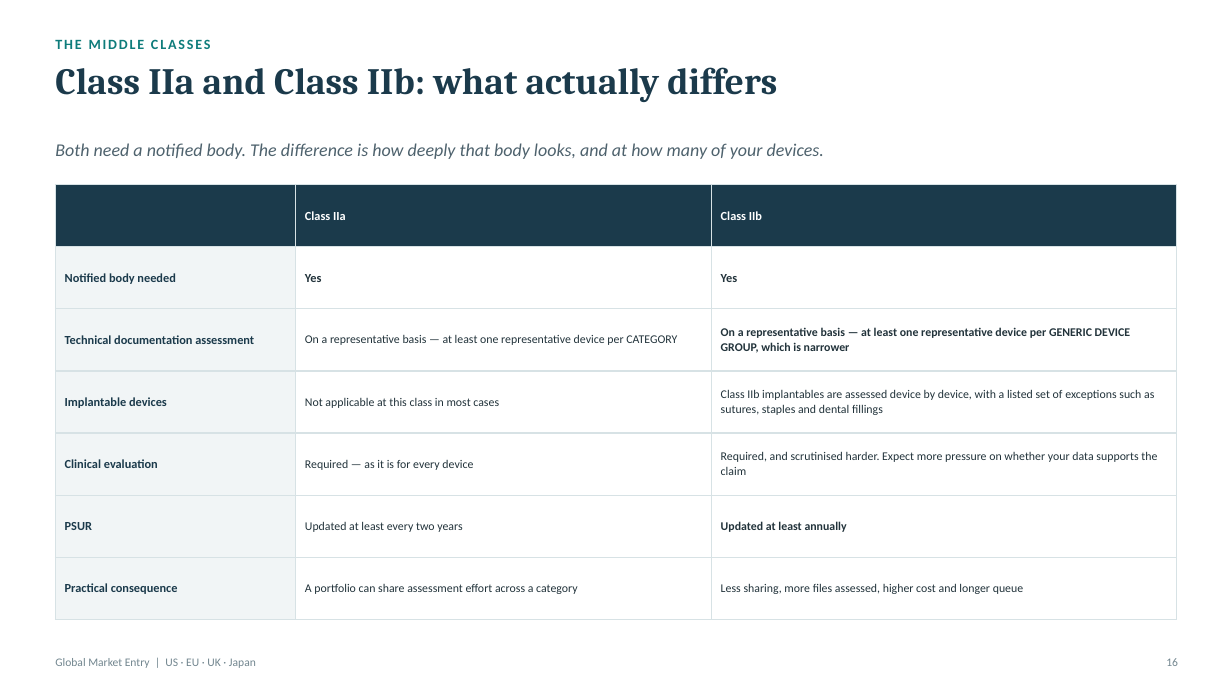
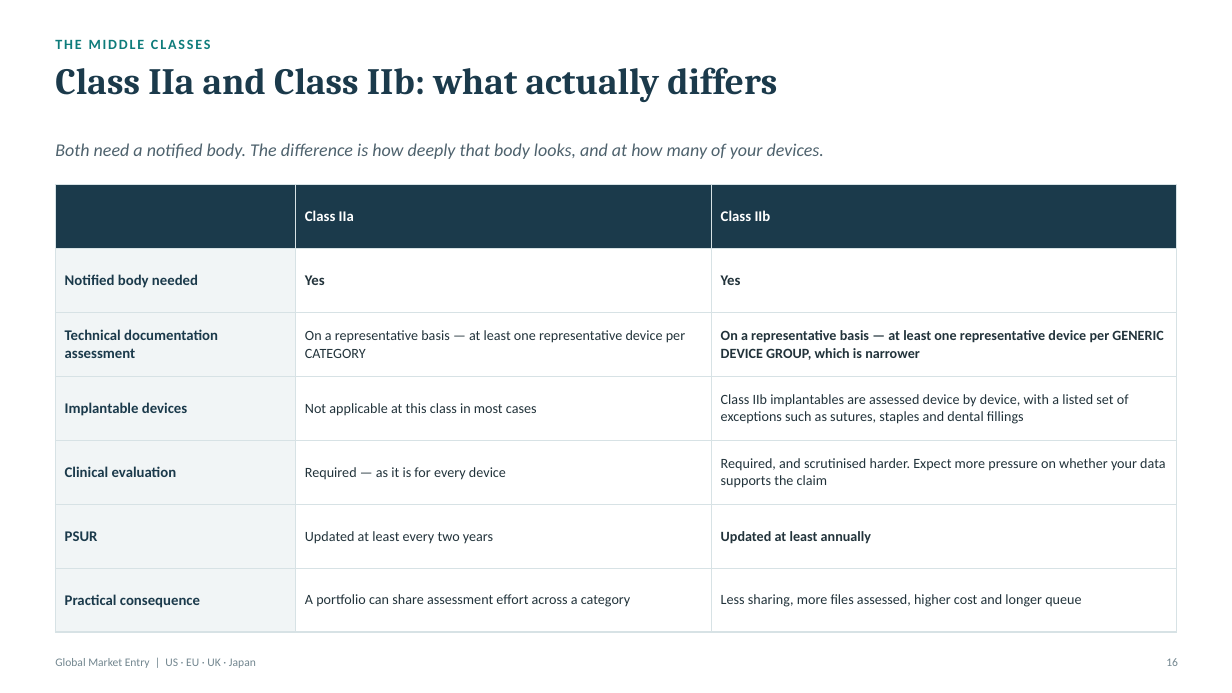
Before and after one commit to Jordantelder/my-website, a slide deck: slide 16 of seminars/global-market-entry/Global_Market_Entry_Seminar.pptx. Drawn at 1232x693 pixels with LibreOffice and Linux fonts; fonts in the diff are those of the drawing. Boxes give left, top, right and bottom in pixels: in the first picture for what was removed or moved away, otherwise in the second. Text is boxed around its words. In the diff, an @@ line names an element or a change of style, - is before the commit and + after.

```diff
--- a/seminars/global-market-entry/Global_Market_Entry_Seminar.pptx
+++ b/seminars/global-market-entry/Global_Market_Entry_Seminar.pptx
@@ table at bbox=[55, 185, 1177, 612] @@
@@ size 9.7 to 11.5 pt in "Class IIa", "Class IIb", "Notified body needed", "Yes" and 6 more places @@
@@ size 9.2 to 11 pt in "On a representative basis — at least ...", "On a representative basis — at least ...", "Not applicable at this class in most ...", "Class IIb implantables are assessed device by ..." and 6 more places @@
```
Also in this commit, not shown: 11 other slides changed, 2 other files.
